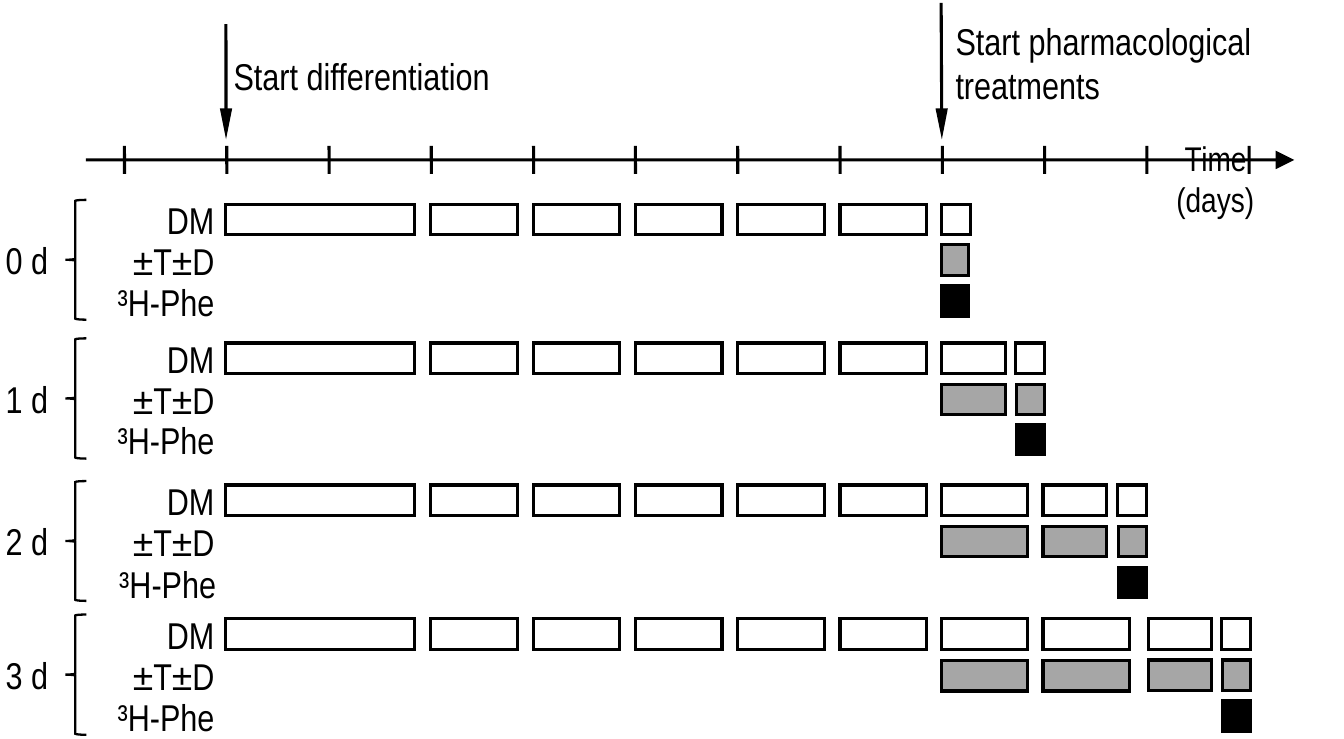
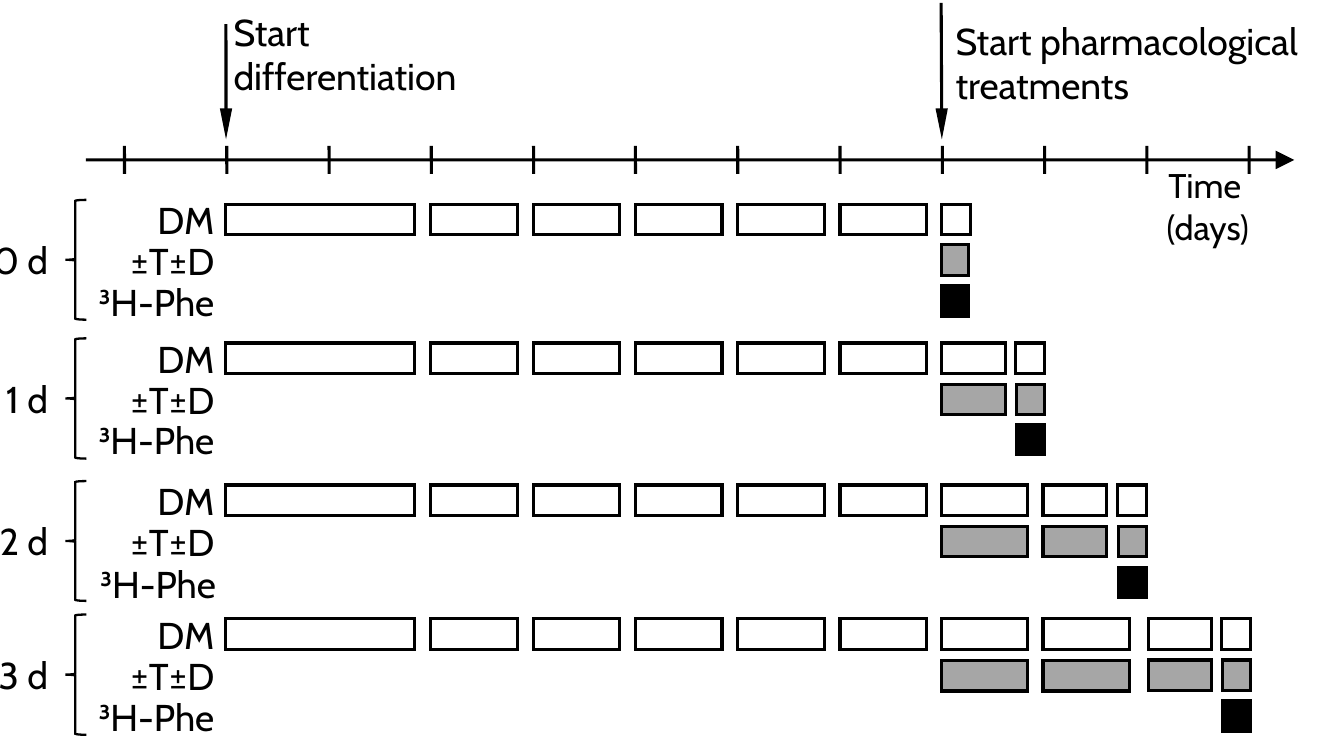
Before and after one commit to nvalexander/dissertation, a slide deck: slide 1 of artwork/cell-labeling-synthesis.ppt. Drawn at 1344x739 pixels with LibreOffice and Linux fonts; fonts in the diff are those of the drawing. Boxes give left, top, right and bottom in pixels: in the first picture for what was removed or moved away, otherwise in the second. Text is boxed around its words. In the diff, an @@ line names an element or a change of style, - is before the commit and + after.

```diff
--- a/artwork/cell-labeling-synthesis.ppt
+++ b/artwork/cell-labeling-synthesis.ppt
@@ font Arial Narrow to Cabin in 19 elements at (956, 27, 1298, 100), (234, 19, 457, 91), (157, 208, 214, 234), (130, 249, 214, 275), (99, 288, 215, 317), (0, 246, 48, 275), (99, 426, 215, 455), (157, 347, 214, 373), (130, 388, 214, 414), (6, 385, 48, 414), (157, 489, 214, 515), (130, 530, 214, 556), (0, 527, 48, 556), (157, 623, 214, 649), (130, 664, 214, 690), (0, 661, 48, 690), (100, 570, 216, 599), (99, 703, 215, 732), (1167, 174, 1249, 248) @@
@@ text "Time": place and size @@
-text "Time" at (1176, 146, 1254, 219)
+text "Time" at (1167, 174, 1249, 248)
```
Also in this commit, not shown: 2 other files.
